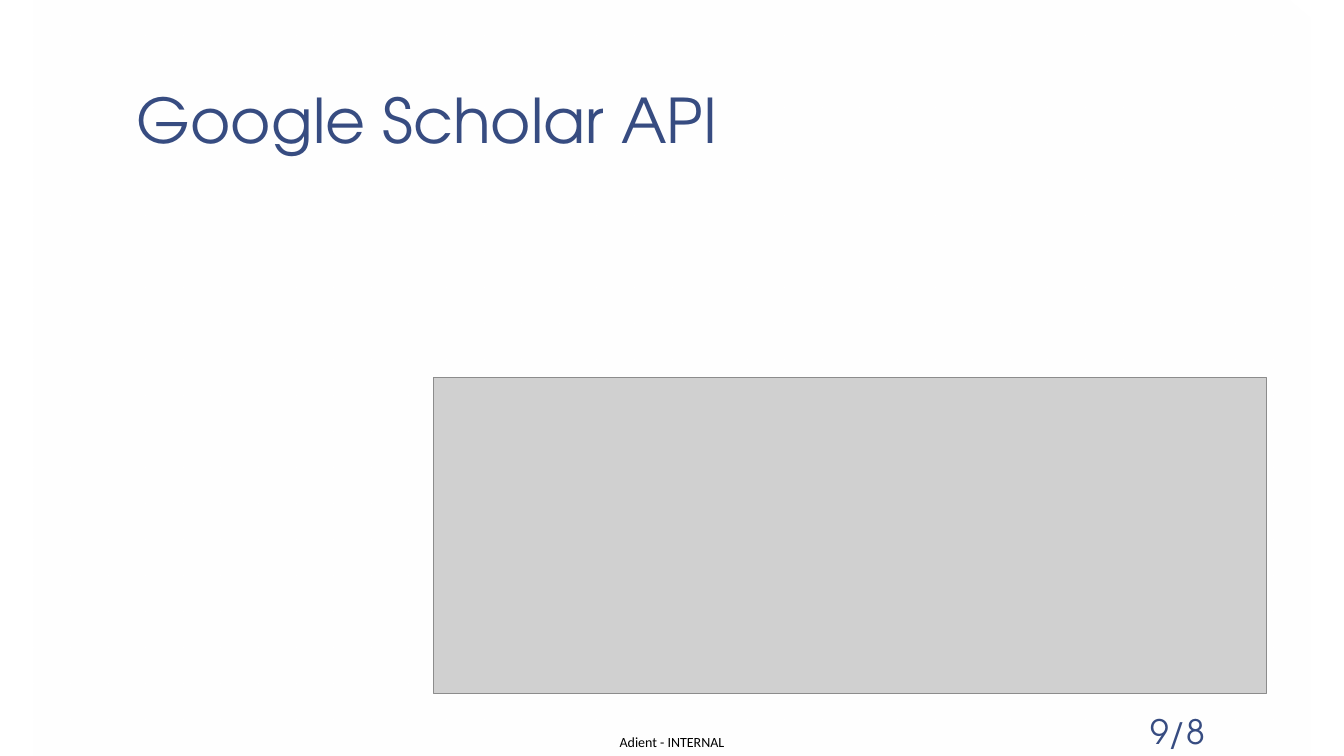
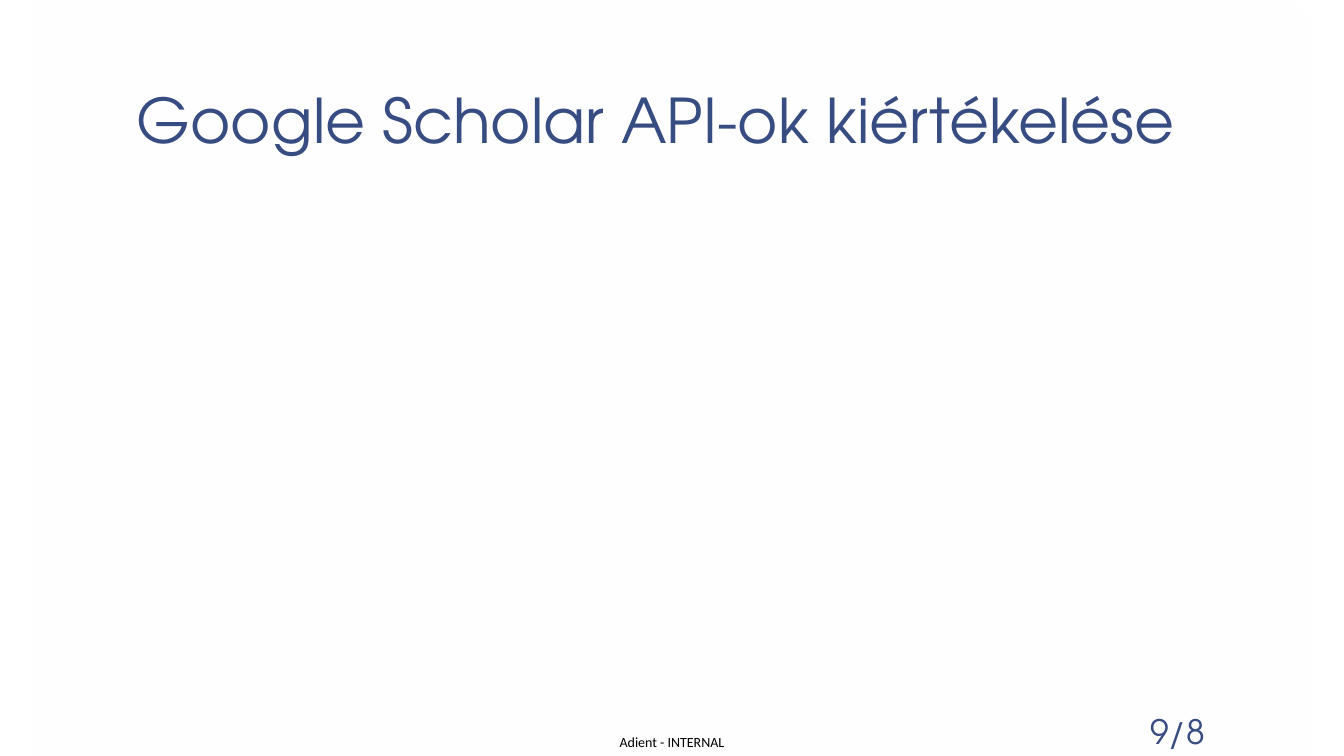
Before and after one commit to patmik2012/PubSync, a slide deck: slide 8 of Publikációs listák szinkronizálása.pptx. Drawn at 1344x756 pixels with LibreOffice and Linux fonts; fonts in the diff are those of the drawing; grey boxes stand for pictures; background and template pictures are left out. Boxes give left, top, right and bottom in pixels: in the first picture for what was removed or moved away, otherwise in the second. Text is boxed around its words. In the diff, an @@ line names an element or a change of style, - is before the commit and + after.

```diff
--- a/Publikációs listák szinkronizálása.pptx
+++ b/Publikációs listák szinkronizálása.pptx
@@ title at [137, 96, 1175, 157]: text changed @@
-Google Scholar API
+Google Scholar API-ok kiértékelése
@@ picture removed at [434, 378, 1266, 694] @@
```
Also in this commit, not shown: 1 other slide changed, 2 slides added.
